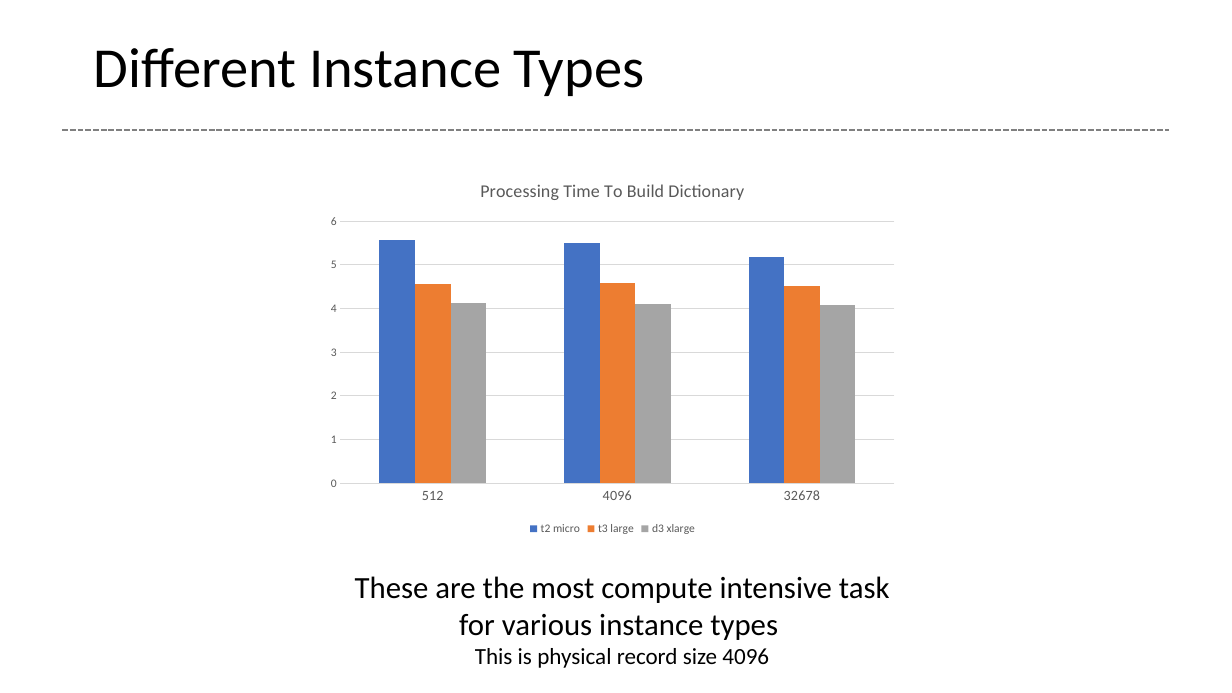
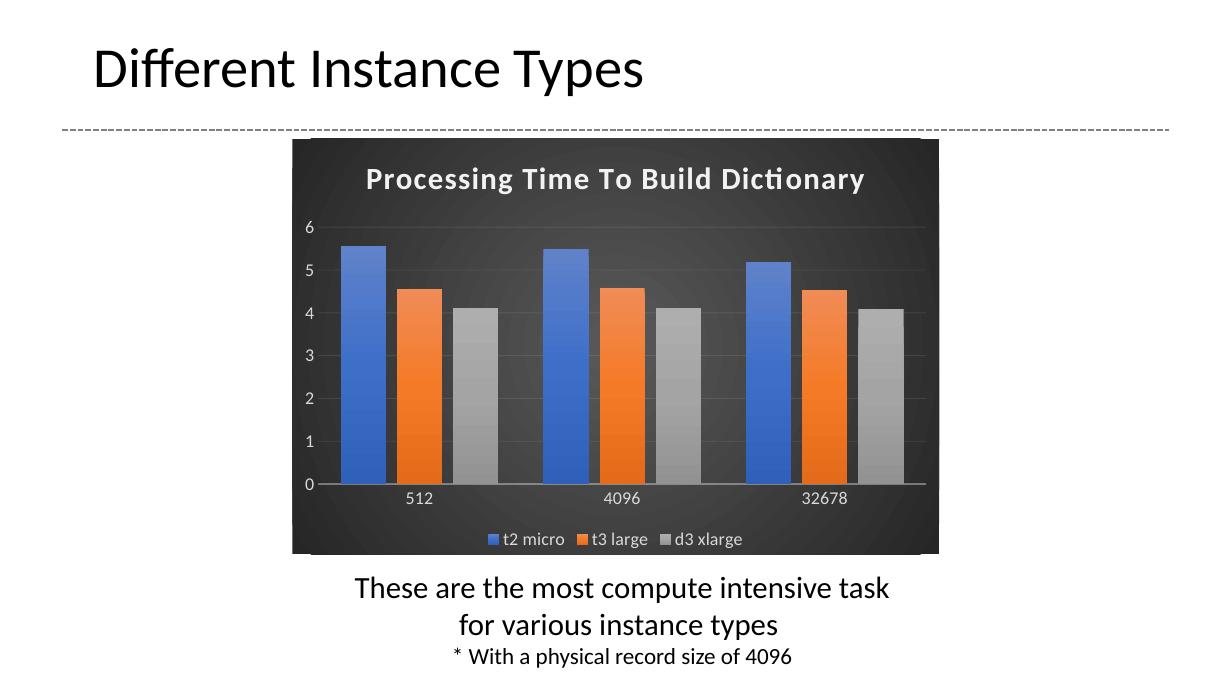
Before and after one commit to glenntu15/BuildVoterDatabase, a slide deck: slide 10 of Proj_presentation.pptx. Drawn at 1232x693 pixels with LibreOffice and Linux fonts; fonts in the diff are those of the drawing. Boxes give left, top, right and bottom in pixels: in the first picture for what was removed or moved away, otherwise in the second. Text is boxed around its words. In the diff, an @@ line names an element or a change of style, - is before the commit and + after.

```diff
--- a/Proj_presentation.pptx
+++ b/Proj_presentation.pptx
@@ column chart at [292,139,939,555] @@
@@ colour of t2 micro #4472C4 to gradient #6183CB to #3E70CA to #3062BB @@
@@ colour of t3 large #ED7D31 to gradient #F18C57 to #F67B28 to #E56C19 @@
@@ colour of d3 xlarge #A5A5A5 to gradient #AFAFAF to #A5A5A5 to #939393 @@
@@ legend changed @@
@@ category axis changed @@
@@ value axis changed @@
@@ bar spacing changed @@
@@ background changed @@
@@ column chart: place and size @@
-column chart at [319,164,906,540]
+column chart at [292,139,939,555]
@@ text at [469,648,792,668]: text changed @@
-This is physical record size 4096
+* With a physical record size of 4096
```
Also in this commit, not shown: 3 other slides changed.
